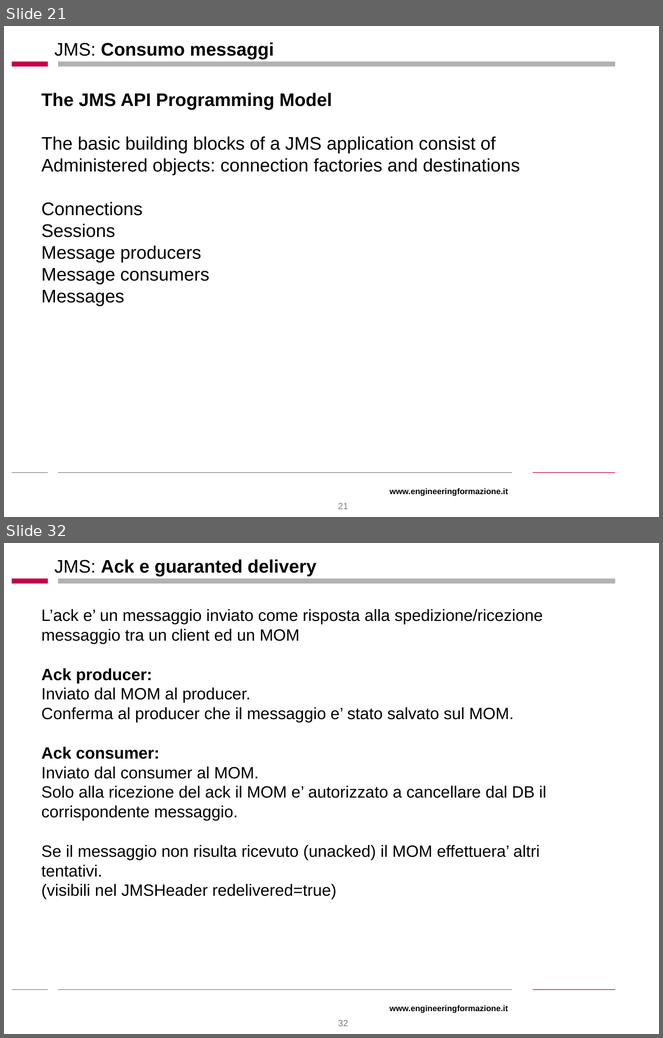
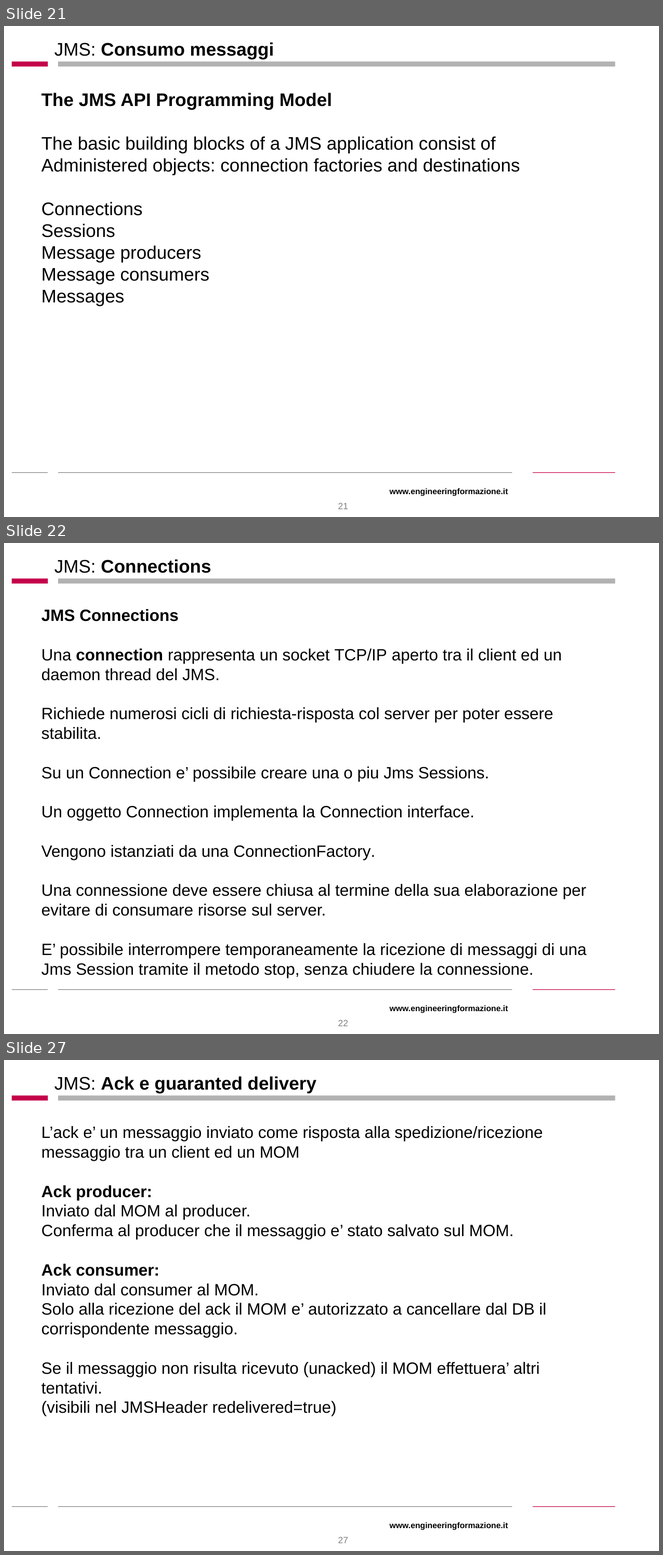
Before and after one commit to stefanofiorenza/SpringJ2EE, a slide deck: Docs/Slides/JMS.ppt. Shown one above the other, each under a label of ours: slides 21 and 32 before the commit, slides 21, 22 and 27 after it; the slides between them are not shown. The pictures are 663x1038 and 663x1555 pixels, drawn with LibreOffice and Linux fonts; fonts in the diff are those of the drawing; background and template pictures are left out. Boxes give left, top, right and bottom in pixels: in the first picture for what was removed or moved away, otherwise in the second. Text is boxed around its words. In the diff, an @@ line names an element or a change of style, - is before the commit and + after.

```diff
--- a/Docs/Slides/JMS.ppt
+++ b/Docs/Slides/JMS.ppt
@@ slide 22 added at [4, 543, 659, 1034], background #FFFFFF; not listed: 6 template elements that a slide beside it also shows @@
@@ title added at [54, 559, 211, 573], 20 pt, text #000000, bold @@
+JMS: Connections
@@ text added at [41, 609, 587, 978], 18 pt, text #000000 @@
+JMS Connections
+Una connection rappresenta un socket TCP/IP aperto tra il client ed un daemon thread del JMS.
+Richiede numerosi cicli di richiesta-risposta col server per poter essere stabilita.
+Su un Connection e’ possibile creare una o piu Jms Sessions.
+Un oggetto Connection implementa la Connection interface.
+Vengono istanziati da una ConnectionFactory.
+Una connessione deve essere chiusa al termine della sua elaborazione per evitare di consumare risorse sul server.
+E’ possibile interrompere temporaneamente la ricezione di messaggi di una Jms Session tramite il metodo stop, senza chiudere la connessione.
@@ page number added at [338, 1020, 348, 1027], 10 pt, text #808080 @@
+22
@@ what was slide 32 is now slide 27 @@
@@ page number at [338, 1537, 348, 1544]: text changed @@
-32
+27
```
Also in this commit, not shown: 4 slides changed, 9 other slides added, 15 slides removed, 4 other files.
